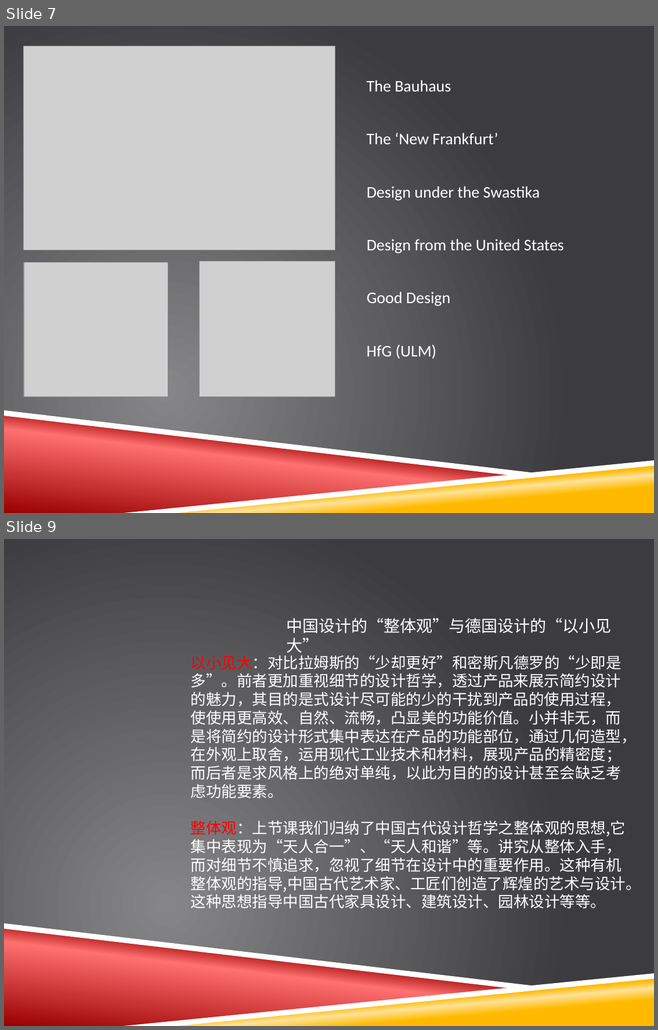
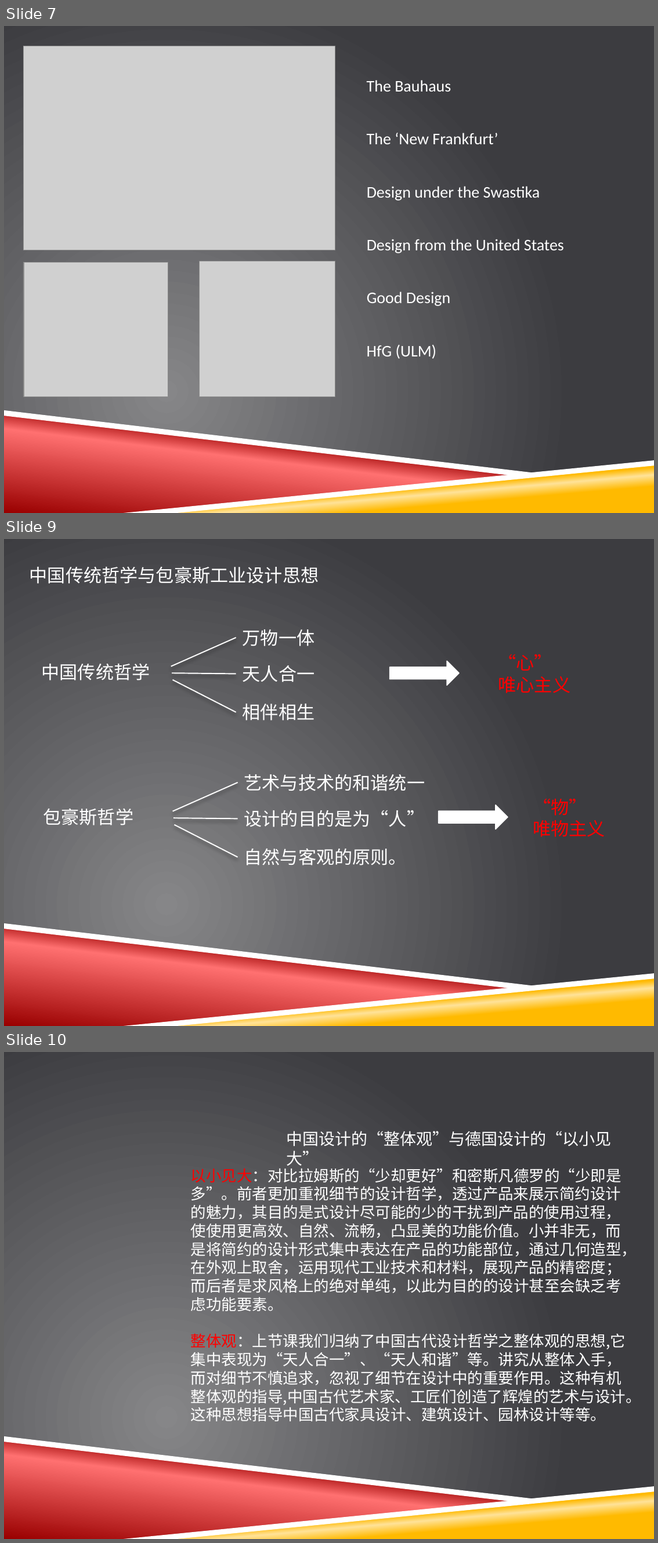
Before and after one commit to scplay/scplay.github.io, a slide deck: ppt/gerde.pptx. Shown one above the other, each under a label of ours: slides 7 and 9 before the commit, slides 7, 9 and 10 after it; the slides between them are not shown. The pictures are 658x1030 and 658x1543 pixels, drawn with LibreOffice and Linux fonts; fonts in the diff are those of the drawing; grey boxes stand for pictures; background and template pictures are left out. Boxes give left, top, right and bottom in pixels: in the first picture for what was removed or moved away, otherwise in the second. Text is boxed around its words. In the diff, an @@ line names an element or a change of style, - is before the commit and + after.

```diff
--- a/ppt/gerde.pptx
+++ b/ppt/gerde.pptx
@@ slide 9 added at <box>4,539,654,1026</box>, background picture (left out); not listed: 4 template elements that a slide beside it also shows @@
@@ text added at <box>30,567,319,584</box>, 20 pt, text #FFFFFF @@
+中国传统哲学与包豪斯工业设计思想
@@ line added from (236, 638) to (171, 667), #FFFFFF 1.25 pt @@
@@ text added at <box>242,629,315,646</box>, 20 pt, text #FFFFFF @@
+万物一体
@@ text added at <box>498,654,571,693</box>, 20 pt, text #FF0000 @@
+“心”
+唯心主义
@@ text added at <box>42,664,150,681</box>, 20 pt, text #FFFFFF @@
+中国传统哲学
@@ line added from (236, 674) to (172, 673), #FFFFFF 1.25 pt @@
@@ text added at <box>242,665,315,682</box>, 20 pt, text #FFFFFF @@
+天人合一
@@ right arrow added at <box>390,661,459,685</box>, fill #FFFFFF, outline #FFFFFF 1 pt @@
@@ line added from (173, 680) to (236, 712), #FFFFFF 1.25 pt @@
@@ text added at <box>242,704,315,721</box>, 20 pt, text #FFFFFF @@
+相伴相生
@@ text added at <box>244,774,425,791</box>, 20 pt, text #FFFFFF @@
+艺术与技术的和谐统一
@@ line added from (238, 783) to (173, 811), #FFFFFF 1.25 pt @@
@@ text added at <box>532,799,605,837</box>, 20 pt, text #FF0000 @@
+“物”
+唯物主义
@@ text added at <box>43,809,134,826</box>, 20 pt, text #FFFFFF @@
+包豪斯哲学
@@ text added at <box>244,810,425,827</box>, 20 pt, text #FFFFFF @@
+设计的目的是为“人”
@@ right arrow added at <box>438,805,507,830</box>, fill #FFFFFF, outline #FFFFFF 1 pt @@
@@ line added from (238, 819) to (173, 819), #FFFFFF 1.25 pt @@
@@ line added from (174, 825) to (238, 857), #FFFFFF 1.25 pt @@
@@ text added at <box>244,848,407,866</box>, 20 pt, text #FFFFFF @@
+自然与客观的原则。
@@ what was slide 9 is now slide 10 @@
```
Also in this commit, not shown: 1 slide changed, 4 other files.
